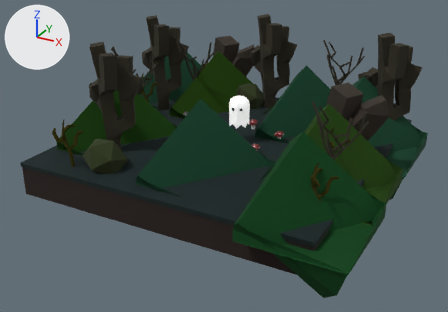
An edit to the Blender file Visual Project FIles/smfm room 9.blend, drawn before and after from the same camera.
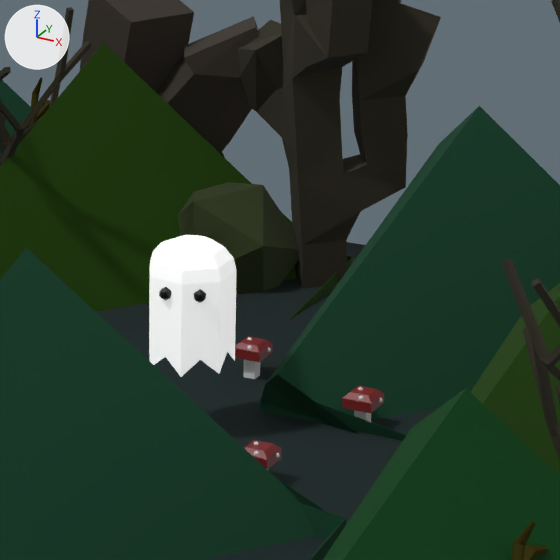
Old and new are each drawn whole from a camera (50 mm lens) standing at (6.59, -12.4, 7.01) and looking at (0.09, -0.58, 1.1) and again close up on the part from 43% to 73% of the width and 13% to 55% of the height. The axes (+X, +Y, +Z) are drawn at upper left. The lights are the same throughout.

The older version as bpy lines, for what is in view:
```python
ob_cube_007 = bpy.data.objects.new('Cube.007', me_cube_007)
ob_cube_007.location = (3.163, -2.794, 1.108)
ob_cube_007.rotation_euler = (0.0, 0.0, 1.571)  # degrees (0, 0, 90)
ob_cube_007.scale = (4.33, 4.33, 4.33)
ob_cylinder_007 = bpy.data.objects.new('Cylinder.007', me_cylinder_008)
ob_cylinder_007.location = (0.191, -0.031, 1.965)
ob_cylinder_007.rotation_euler = (0.0, 0.0, 5.22)  # degrees (0, 0, 299)
ob_cylinder_007.scale = (0.251, 0.251, 0.251)
ob_icosphere_011 = bpy.data.objects.new('Icosphere.011', me_icosphere_037)
ob_icosphere_011.location = (0.157, -0.263, 2.18)
ob_icosphere_011.rotation_euler = (0.0, 0.0, 5.22)  # degrees (0, 0, 299)
ob_icosphere_011.scale = (0.0403, 0.0403, 0.0403)
ob_icosphere_027 = bpy.data.objects.new('Icosphere.027', me_icosphere_043)
ob_icosphere_027.location = (0.338, -0.208, 2.18)
ob_icosphere_027.rotation_euler = (0.0, 0.0, 5.22)  # degrees (0, 0, 299)
ob_icosphere_027.scale = (0.0403, 0.0403, 0.0403)
# also in view: 'Trunk' at (-1.86, 1.36, 2.39); 'Cube.022' at (-1.62, 2.97, 1.97); 'Cube' at (0.12, 0.91, 1.4); 'Trunk.009' at (2.99, -2.17, 1.71); 'Cube.005' at (1.5, 1.48, 1.46)
```
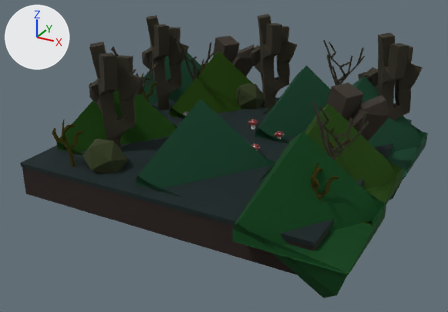
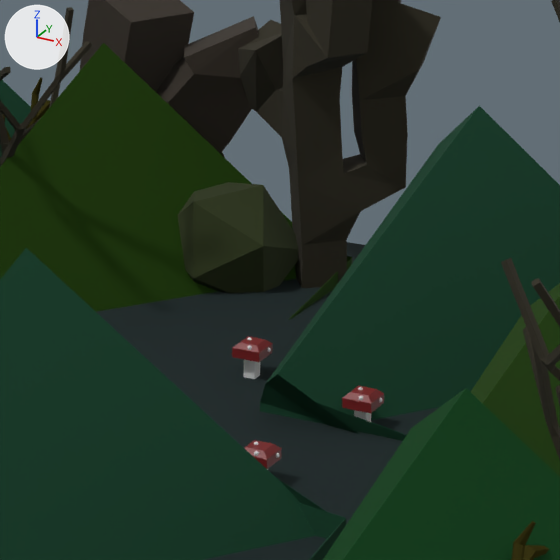
What the commit changed:
Object 'Cylinder.007' (ob_cylinder_007) is deleted.
Object 'Icosphere.011' (ob_icosphere_011) is deleted.
Object 'Icosphere.027' (ob_icosphere_027) is deleted.

Pixel boxes (x1, y1, x2, y2) of what changed, in the close-ups (560 x 560 px):
'Cylinder.007', deleted
    before: (149, 235, 236, 377)
'Icosphere.011', deleted
    before: (159, 287, 171, 300)
'Icosphere.027', deleted
    before: (194, 289, 206, 303)
